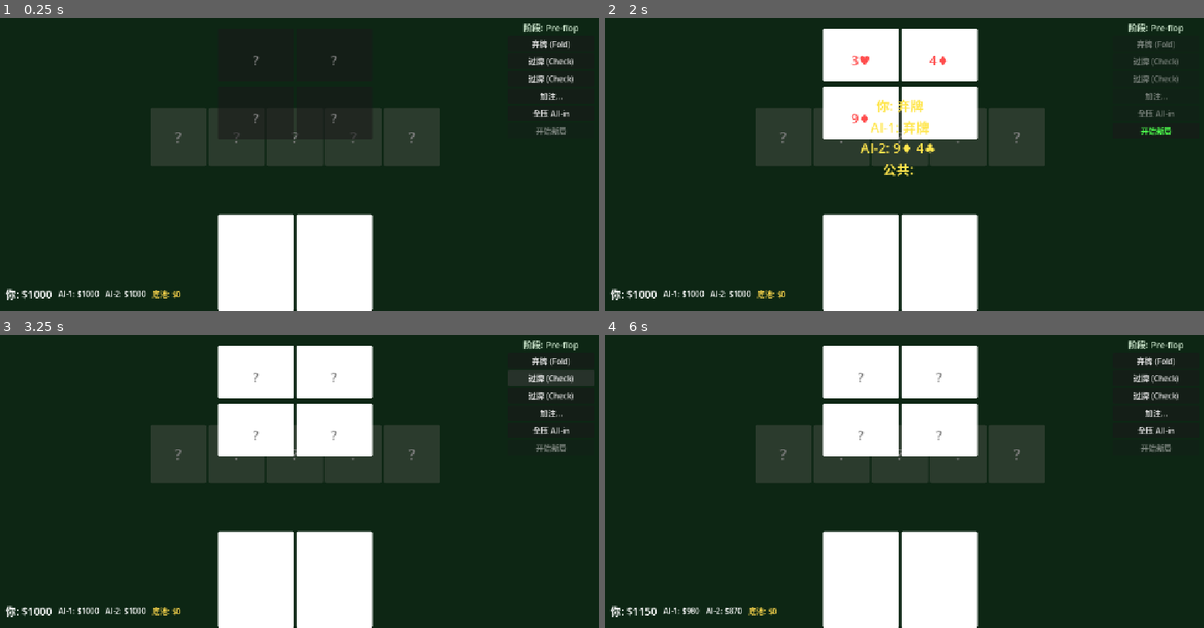
Above: before the commit, frames 1-4 (two rows, left to right).
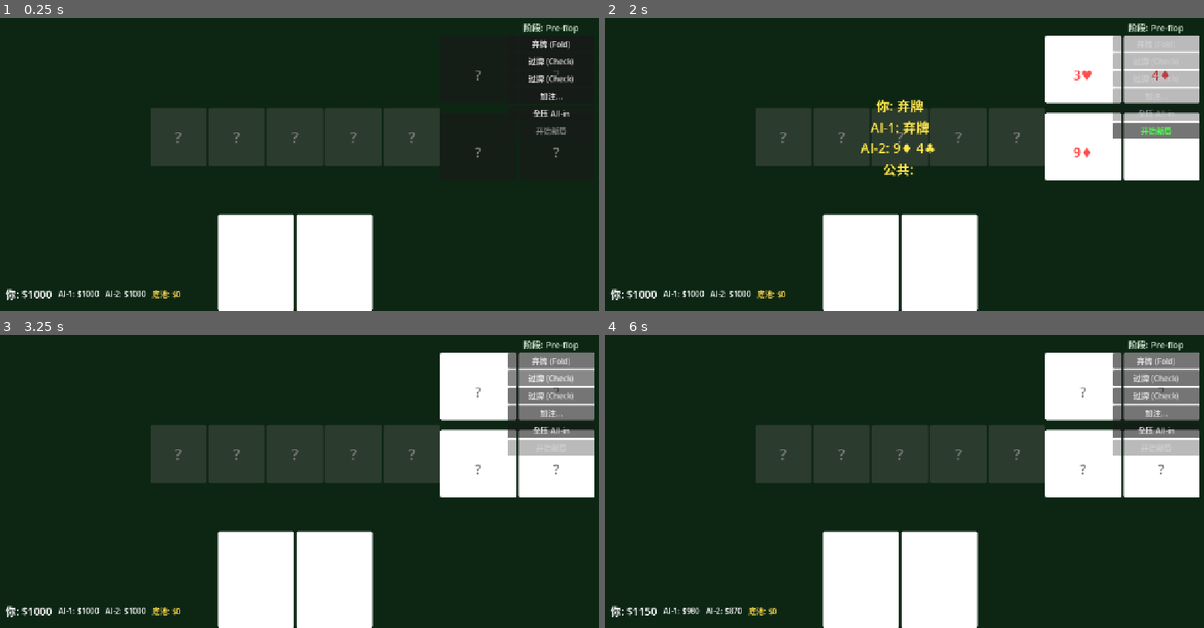
Above: after the commit, the same moments.

Repository: gaoyingxie/texas-holdemp
Game: Godot game, scene res://scenes/main.tscn
Two runs of this game, one before a commit and one after it. Both use one fixed random seed, a clock stepped at 60 frames per second and the inputs below.
Inputs:
- Up to frame 1 (0.25 s): no input
- Up to frame 2 (2 s): click "弃牌 (Fold)" at 0.5 s
- Up to frame 3 (3.25 s): click "开始新局" at 2 s; click "过牌 (Check)" at 2.75 s
- Up to frame 4 (6 s): click "跟注 $20" at 3.5 s; click "过牌 (Check)" at 4.25 s; click "加注..." at 5 s; click "开始新局" at 5.75 s

The runs differ from the first frame. In frame 1, 0.1% of the frame differs, in the area x 38-94%, y 12-48%; in frame 2, 21%; in frame 3, 21%, in the area x 36-100%, y 3-56%; in frame 4, 21%.

Commit message:
fix: AI手牌容器offset高度修复，避免20px零高度崩溃

Diff:
--- a/scenes/main.tscn
+++ b/scenes/main.tscn
@@ -147,17 +147,14 @@
 
 [node name="AI1Hand" type="HBoxContainer" parent="."]
 layout_mode = 2
-anchors_preset = 8
-anchor_left = 0.5
-anchor_top = 0.5
-anchor_right = 0.5
-anchor_bottom = 0.5
-offset_left = -160.0
-offset_top = -180.0
-offset_right = 160.0
-offset_bottom = -160.0
-grow_horizontal = 2
-grow_vertical = 2
+anchors_preset = 1
+anchor_left = 1.0
+anchor_right = 1.0
+offset_left = -340.0
+offset_top = 150.0
+offset_right = -20.0
+offset_bottom = 290.0
+grow_horizontal = 0
 alignment = 1
 
 [node name="AICard0" type="Panel" parent="AI1Hand"]
@@ -190,17 +187,14 @@
 
 [node name="AI2Hand" type="HBoxContainer" parent="."]
 layout_mode = 2
-anchors_preset = 8
-anchor_left = 0.5
-anchor_top = 0.5
-anchor_right = 0.5
-anchor_bottom = 0.5
-offset_left = -160.0
-offset_top = -60.0
-offset_right = 160.0
-offset_bottom = -40.0
-grow_horizontal = 2
-grow_vertical = 2
+anchors_preset = 1
+anchor_left = 1.0
+anchor_right = 1.0
+offset_left = -340.0
+offset_top = 310.0
+offset_right = -20.0
+offset_bottom = 450.0
+grow_horizontal = 0
 alignment = 1
 
 [node name="AICard0" type="Panel" parent="AI2Hand"]
